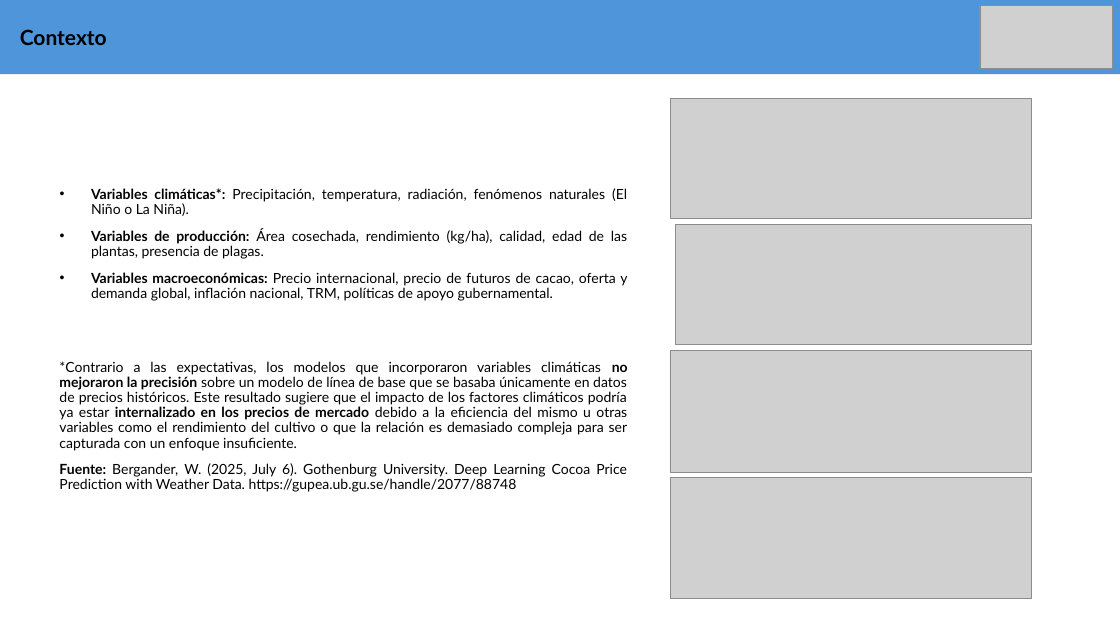
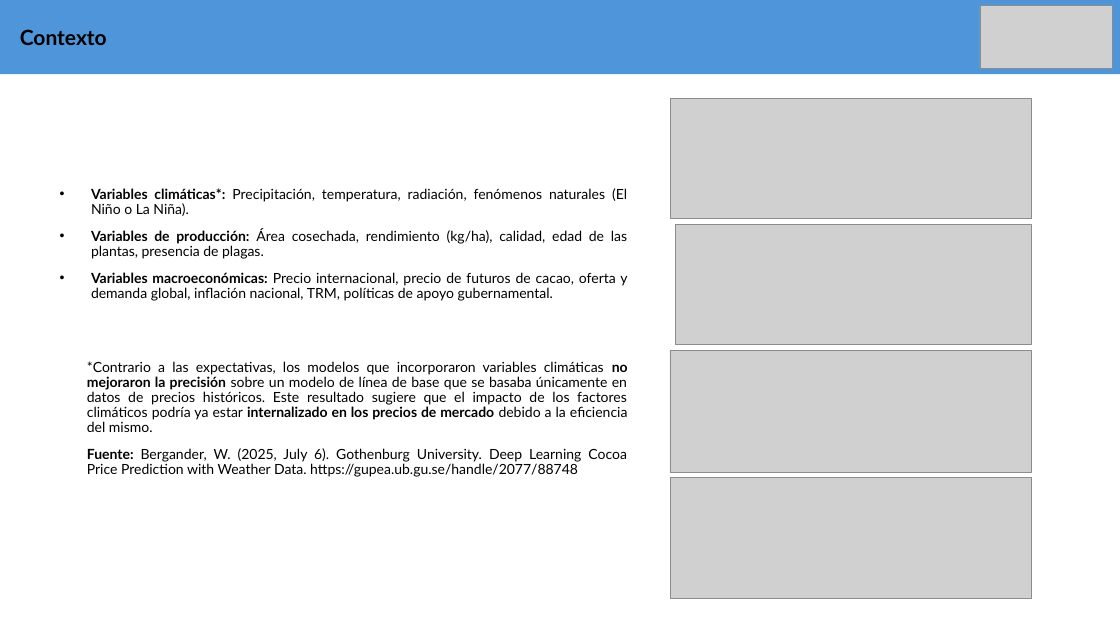
Before and after one commit to pedr0jos3/Mi-tesis, a slide deck: slide 4 of PresentacionAvances.pptx. Drawn at 1120x630 pixels with LibreOffice and Linux fonts; fonts in the diff are those of the drawing; grey boxes stand for pictures. Boxes give left, top, right and bottom in pixels: in the first picture for what was removed or moved away, otherwise in the second. Text is boxed around its words. In the diff, an @@ line names an element or a change of style, - is before the commit and + after.

```diff
--- a/PresentacionAvances.pptx
+++ b/PresentacionAvances.pptx
@@ text "*Contrario a las expectativas, los ...": place and size @@
-text "*Contrario a las expectativas, los ..." at (59, 361, 628, 492)
+text "*Contrario a las expectativas, los ..." at (87, 361, 628, 477)
@@ text at (87, 361, 628, 432): text changed @@
-*Contrario a las expectativas, los modelos que incorporaron variables climáticas no mejoraron la precisión sobre un modelo de línea de base que se basaba únicamente en datos de precios históricos. Este resultado sugiere que el impacto de los factores climáticos podría ya estar internalizado en los precios de mercado debido a la eficiencia del mismo u otras variables como el rendimiento del cultivo o que la relación es demasiado compleja para ser capturada con un enfoque insuficiente.
+*Contrario a las expectativas, los modelos que incorporaron variables climáticas no mejoraron la precisión sobre un modelo de línea de base que se basaba únicamente en datos de precios históricos. Este resultado sugiere que el impacto de los factores climáticos podría ya estar internalizado en los precios de mercado debido a la eficiencia del mismo.
```
Also in this commit, not shown: 6 other slides changed, 3 slides added, 2 other files.
